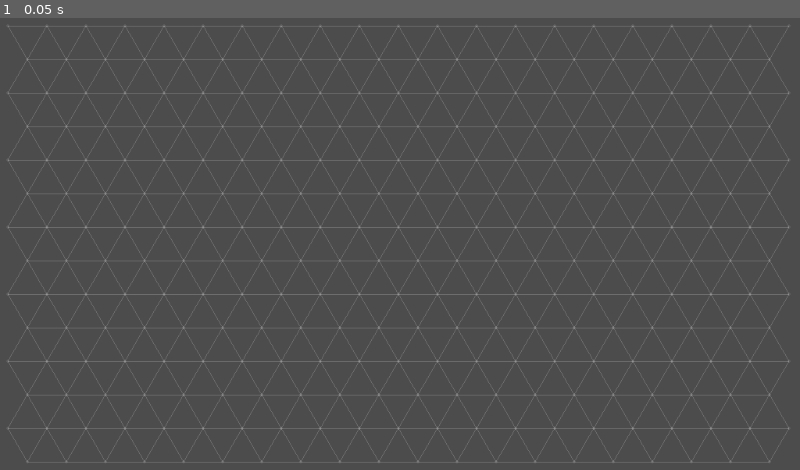
Above: before the commit, frame 1.
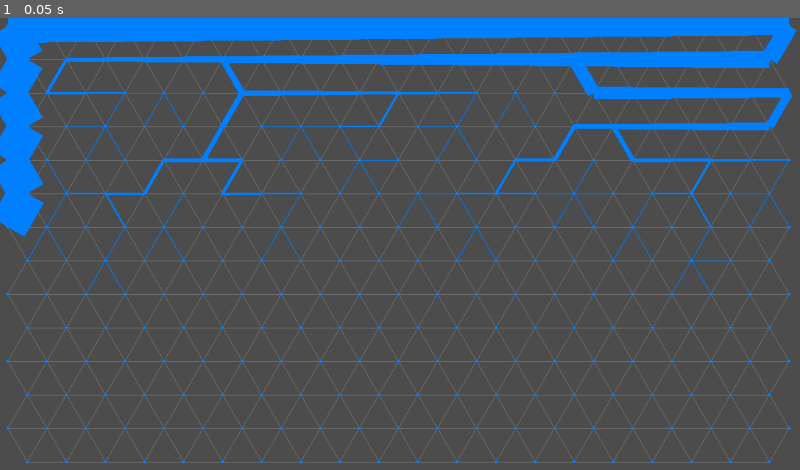
Above: after the commit, the same moment.

Repository: MichaelReel/2DMapGen
Game: Godot game, scene res://TrigridRivers.tscn
Same seed, same stepped clock (60 frames per second), same inputs: the game is played once before the commit and once after it. This scene is started directly instead of the project's main scene.
Inputs:
- Up to frame 1 (0.05 s): no input

The runs differ from the first frame. In frame 1, 13% of the frame differs, in the area x 0-100%, y 0-99%.

Commit message:
Non-random point selection, fun but daft.

Diff:
--- a/TrigridRivers.gd
+++ b/TrigridRivers.gd
@@ -1,6 +1,8 @@
 extends TextureRect
 
 const TRI_SIDE : float = 50.0
+const MIN_DEPTH : float = 1.0
+const DEPTH_CHANGE : float = 1.0
 
 onready var width := rect_size.x
 onready var height := rect_size.y
@@ -12,6 +14,8 @@
 	var col : int
 	var row : int
 	var connections : Array
+	var downstream : TriPoint
+	var depth : float
 
 	func _init(v, x, y):
 		pos = v
@@ -43,7 +47,7 @@
 			var col_ind : int = 0
 			for x in range (offset, width, TRI_SIDE):
 				# Create point in grid
-				var new_point = TriPoint.new(Vector2(x, y), row_ind, col_ind)
+				var new_point = TriPoint.new(Vector2(x, y), col_ind, row_ind)
 				points_row.append(new_point)
 
 				# Form connections
@@ -64,9 +68,23 @@
 			#next row
 			row_ind += 1
 
-	func flow_to(col : int, row : int, depth : float):
+	func flow_to(col : int, row : int, depth : float, downstream = null):
 		# TODO: Recursive algorithm to visit unvisited points via connections
-		pass
+		var point = points[row][col]
+		point.depth = depth
+		if downstream != null:
+			point.downstream = downstream
+		else:
+			point.downstream = point # Sink
+		# Proportion a part of the depth to each available connection
+		if depth < MIN_DEPTH:
+			return
+#		var available = []
+		for conn in point.connections:
+			if conn.downstream == null:
+#				available.append(conn)
+				flow_to(conn.col, conn.row, depth - DEPTH_CHANGE, point)
+
 
 	func draw_guides(canvas : CanvasItem, color : Color):
 		for row_ind in range (0, points.size()):
@@ -75,6 +93,15 @@
 				canvas.draw_circle(point.pos, 2.0, color)
 				for conn in point.connections:
 					canvas.draw_line(point.pos, conn.pos, color, 0.5)
+
+	func draw_flows(canvas : CanvasItem, color : Color):
+		for row_ind in range (0, points.size()):
+			for col_ind in range (0, points[row_ind].size()):
+				var point = points[row_ind][col_ind]
+				canvas.draw_circle(point.pos, 2.0, color)
+				# TODO: Draw downstream connections!
+				if point.downstream != null:
+					canvas.draw_line(point.pos, point.downstream.pos, color, point.depth)
 
 
 func _ready():
@@ -90,3 +117,4 @@
 
 func _draw():
 	grid.draw_guides(self, Color(1.0, 1.0, 1.0, 0.1))
+	grid.draw_flows(self, Color(0.0, 0.5, 1.0, 1.0))
